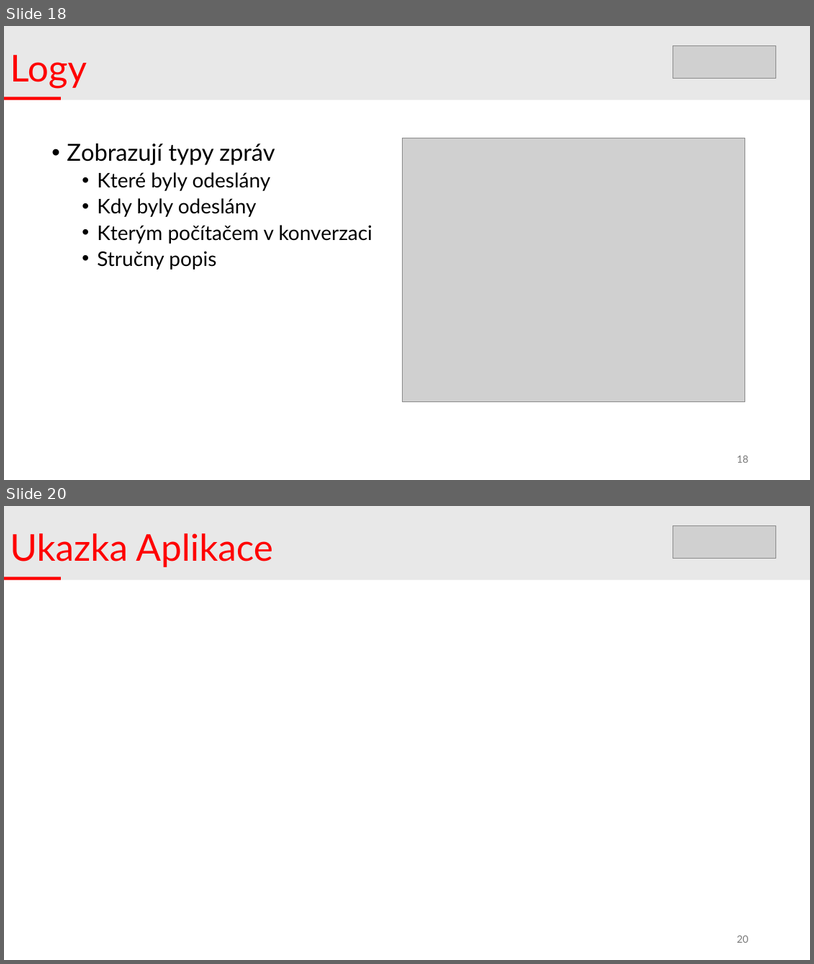
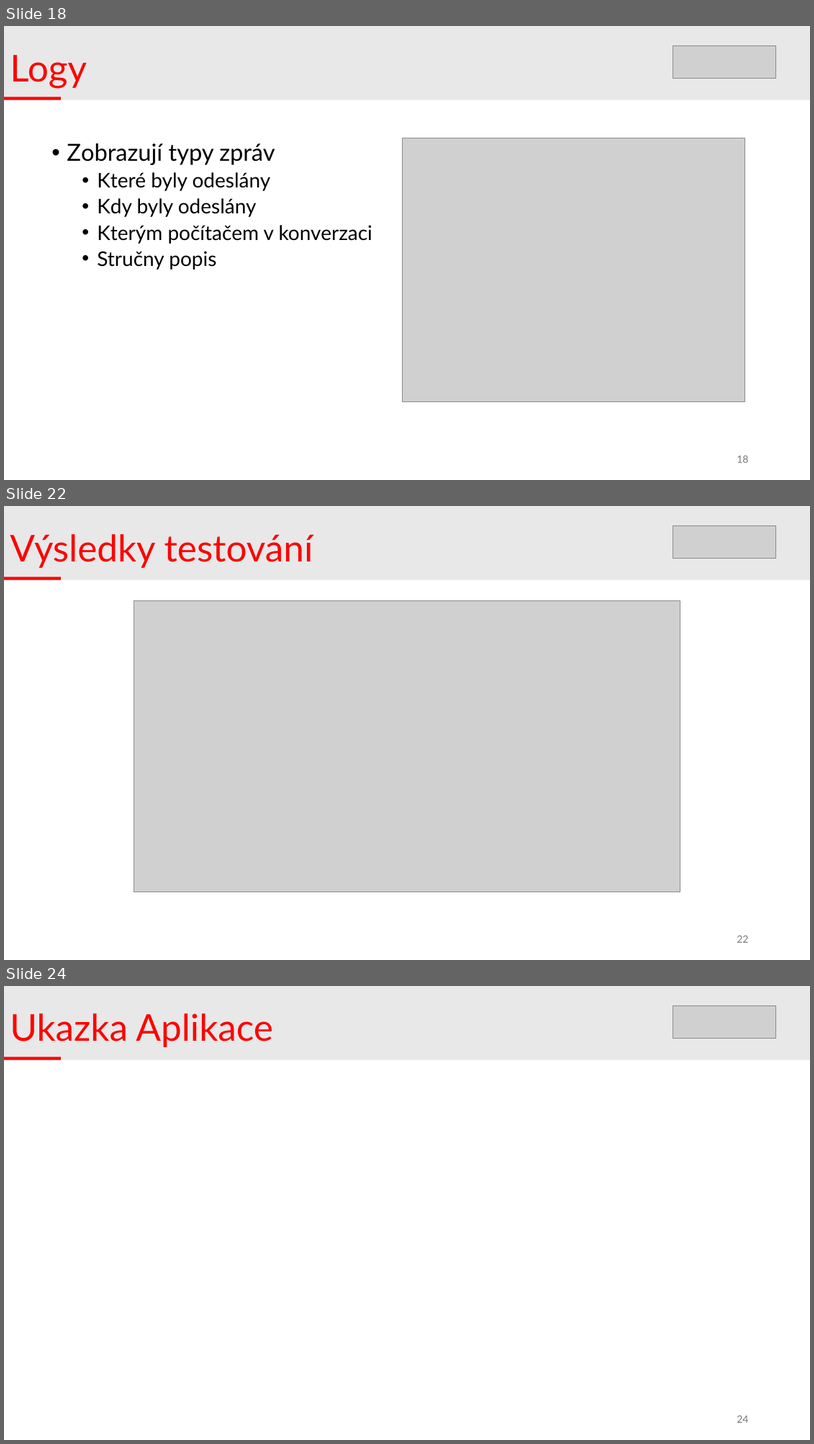
Before and after one commit to DivinityQQ/quantum-resistant-p2p, a slide deck: docs/p2ppost_prezentace.pptx. Shown one above the other, each under a label of ours: slides 18 and 20 before the commit, slides 18, 22 and 24 after it; the slides between them are not shown. The pictures are 814x964 and 814x1444 pixels, drawn with LibreOffice and Linux fonts; fonts in the diff are those of the drawing; grey boxes stand for pictures. Boxes give left, top, right and bottom in pixels: in the first picture for what was removed or moved away, otherwise in the second. Text is boxed around its words. In the diff, an @@ line names an element or a change of style, - is before the commit and + after.

```diff
--- a/docs/p2ppost_prezentace.pptx
+++ b/docs/p2ppost_prezentace.pptx
@@ slide 22 added at (4,506,810,960), background #FFFFFF @@
@@ rectangle added at (4,506,810,580), fill #E8E8E8 @@
@@ picture added at (673,526,776,559) @@
@@ title added at (10,534,314,568), 44 pt, text #FF0000 @@
+Výsledky testování
@@ rectangle added at (4,577,61,580), fill #FF0000 @@
@@ picture added at (134,601,681,892) @@
@@ page number added at (737,935,748,942), 12 pt, text #797979 @@
+22
@@ what was slide 20 is now slide 24 @@
@@ page number at (737,1415,748,1422): text changed @@
-20
+24
```
Also in this commit, not shown: 1 slide changed, 4 other slides added.
